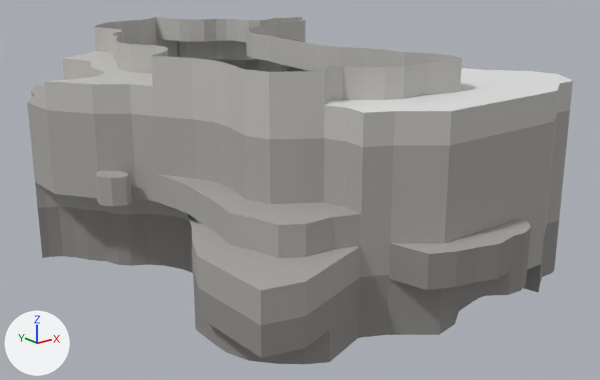
What one commit did to the FBX model FalseGods.Unity/Assets/FalseGods/Arenas/PocRoom/CaveShell.fbx.
Camera for both pictures: a 50 mm camera at (-76.2, -91.6, 47.6) aimed at (0.0, 3.7, 9.5). Arrows for +X, +Y and +Z are at lower left; the lights stay in place. The picture after the commit comes second. Where no turn or scale is listed for an object, it has been applied to the vertices.

Objects in the first picture: 'CaveShell'.
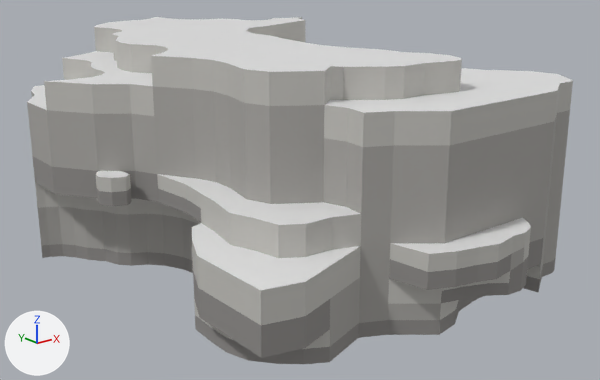
Boxes (x1, y1, x2, y2) around the edits, measured in the pictures (600 x 380 px):
part 1 of me_caveshell, cut back: (75, 169, 546, 304) in both
part 2 of me_caveshell, added: after (95, 17, 461, 72)

Patch to the scene script:
```diff
--- a/FalseGods.Unity/Assets/FalseGods/Arenas/PocRoom/CaveShell.fbx.py
+++ b/FalseGods.Unity/Assets/FalseGods/Arenas/PocRoom/CaveShell.fbx.py
@@ me_caveshell @@
 # used by ob_caveshell; location = (0.0, 0.0, 0.0)
-me_caveshell.from_pydata(...)  # 1179 vertices, 915 faces; spans x -33.3..30.8, y -34.2..49.0, z -0.1..32.3
+me_caveshell.from_pydata(...)  # 1288 vertices, 1017 faces; spans x -33.3..30.8, y -34.2..49.0, z -0.1..32.3
+# me_caveshell part 1
+# 115 faces are deleted
+# 3 vertices move from x 7.7..15.9, y 26.3..33.5, z 1.6..8.1 to x 7.7..15.9, y 26.3..33.5, z 2.2..8.0
+# 18 vertices are added at x -23.7..10.0, y -33.7..25.2, z 1.1..16.0
+# 36 new vertices lie (0.0, 0.0, 2.0) away from vertices in x -30.5..18.8, y -26.0..45.8, z 4.2..12.2
+# 26 new vertices lie (0.0, 0.0, -1.1) away from vertices in x -5.4..17.6, y 18.3..29.5, z 2.0..4.4
+# 16 new vertices lie (0.0, 0.0, 1.9) away from vertices in x -22.5..18.8, y 24.8..36.5, z 4.2..4.3
+# 8 new vertices lie (0.0, 0.0, -1.0) away from vertices in x -5.4..11.5, y 17.7..22.0, z 2.0..2.1
+# 5 new vertices lie (0.0, 0.0, 2.3) away from vertices in x -5.7..3.4, y -34.2..-32.7, z 7.4..7.5
+# 105 new faces join them, mat_01_wallbot (its picture is missing)
+# 102 new faces join them, mat_03_walltop (its picture is missing)
+# 5 new faces join them, mat_02_wallmid (its picture is missing)
+# 2 new faces join them, mat_05_ceiling (its picture is missing)
+# 1 new face joins them, mat_04_floor (its picture is missing)
+# me_caveshell part 2
+# 1 new face joins them, mat_05_ceiling (its picture is missing)
+# other edits to the shape of me_caveshell do not show in these pictures
 me_caveshell.materials.append(mat_01_wallbot)
```
